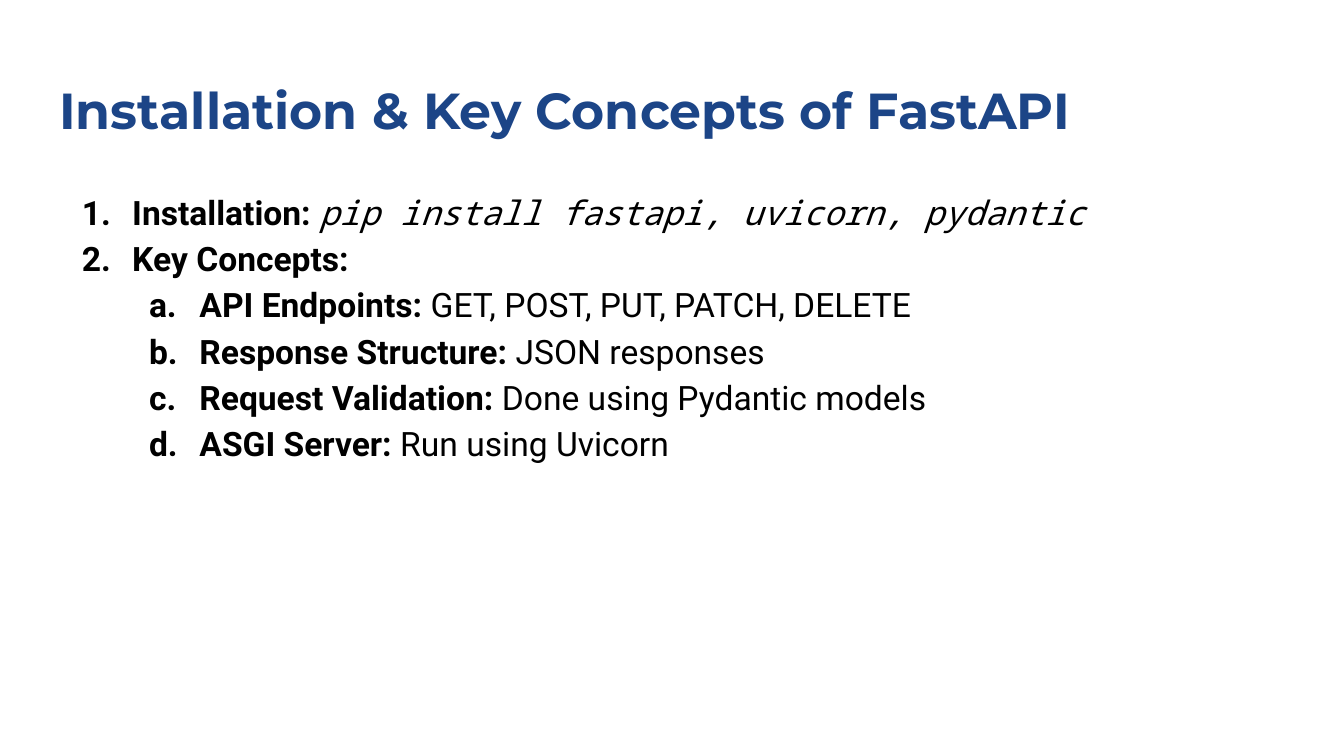
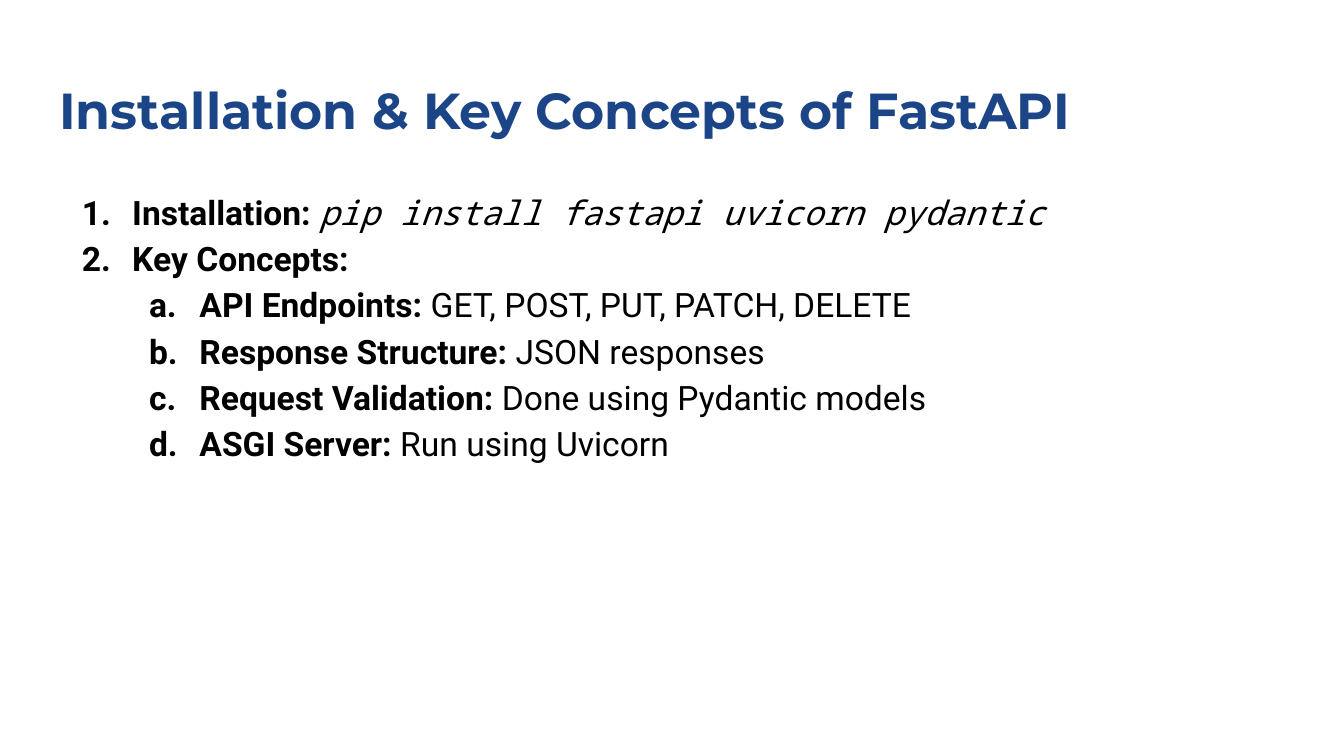
Before and after one commit to Harshit1234G/ProductsWork, a slide deck: slide 4 of assignment_1/Assignment_1.pptx. Drawn at 1344x756 pixels with LibreOffice and Linux fonts; fonts in the diff are those of the drawing. Boxes give left, top, right and bottom in pixels: in the first picture for what was removed or moved away, otherwise in the second. Text is boxed around its words. In the diff, an @@ line names an element or a change of style, - is before the commit and + after.

```diff
--- a/assignment_1/Assignment_1.pptx
+++ b/assignment_1/Assignment_1.pptx
@@ text at [132, 199, 1045, 234]: text changed @@
-1. Installation: pip install fastapi, uvicorn, pydantic
+1. Installation: pip install fastapi uvicorn pydantic
```
Also in this commit, not shown: 2 other files.
